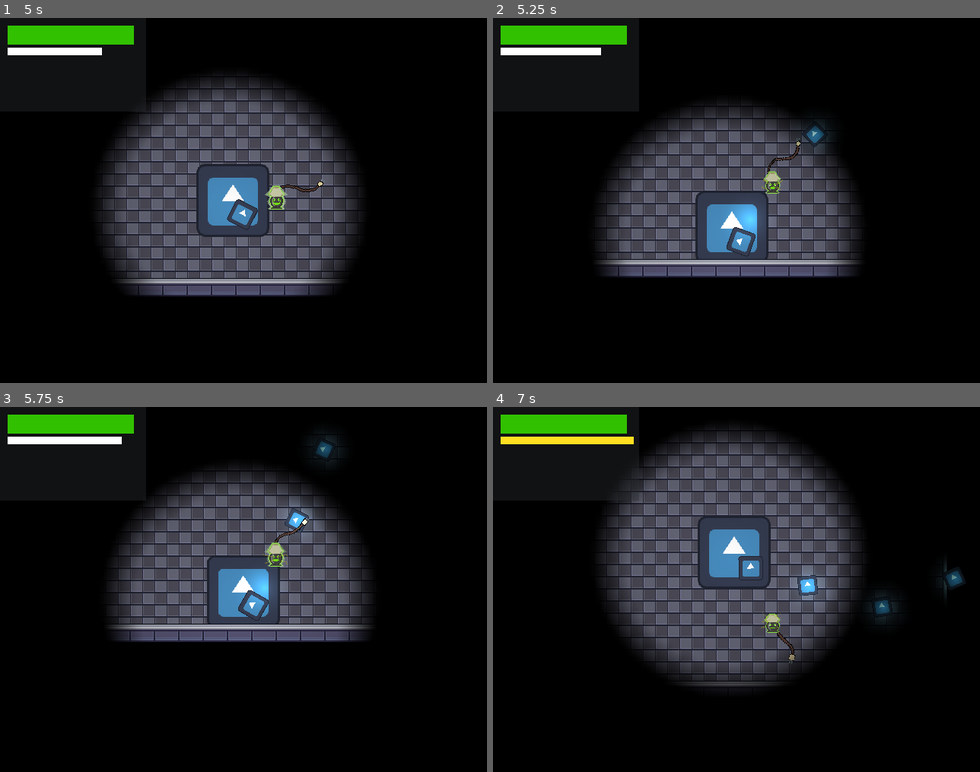
Above: before the commit, frames 1-4 (two rows, left to right).
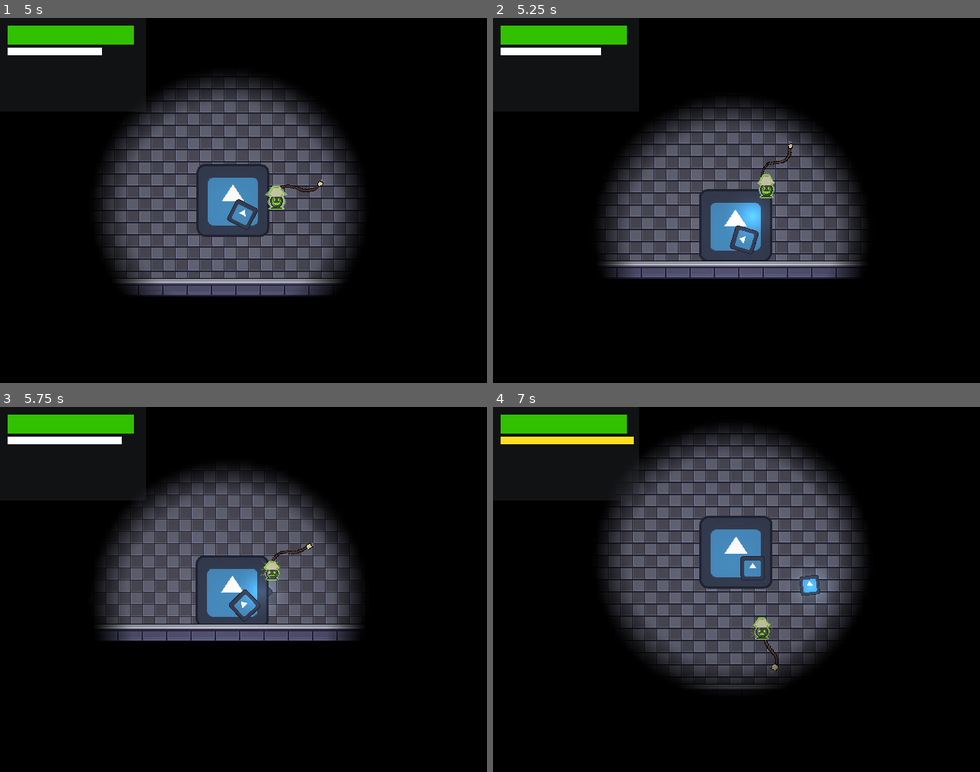
Above: after the commit, the same moments.

Repository: kevinfiddick/kill-switch
Game: Godot game, scene res://scenes/TestLevel.tscn
Same seed, same stepped clock (60 frames per second), same inputs: the game is played once before the commit and once after it. This scene is started directly instead of the project's main scene. The engine's default icon, where the game draws it, is replaced by a stand-in: a white triangle on a blue panel in a dark square.
Inputs (mouse positions are in pixels of both pictures, inside the frame that each line leads up to):
- Up to frame 1 (5 s): tap Enter at 0.5 s; move the mouse to (350, 182) at 0.52 s; press the mouse at (350, 182) at 0.53 s; hold D (right) 0.53-1.28 s; move the mouse to (146, 218) at 1.27 s; release the mouse at (146, 218) at 1.28 s; hold Down (down) 1.28-2.03 s; right-click (146, 218) at 1.35 s; move the mouse to (292, 120) at 2.02 s; press the mouse at (292, 120) at 2.03 s; hold D (right) 2.03-2.78 s; move the mouse to (219, 273) at 2.77 s; release the mouse at (219, 273) at 2.78 s; hold Up (up) 2.78-3.53 s; right-click (219, 273) at 2.85 s; move the mouse to (389, 255) at 3.52 s; press the mouse at (389, 255) at 3.53 s; hold Left (left) from 3.53 s (still down); move the mouse to (97, 145) at 4.27 s; release the mouse at (97, 145) at 4.28 s; right-click (97, 145) at 4.35 s
- Up to frame 2 (5.25 s): move the mouse to (760, 200) at 5.02 s; release Left (left) at 5.03 s; press the mouse at (760, 200) at 5.03 s; hold Down (down) from 5.03 s (still down)
- Up to frame 3 (5.75 s): keep holding Down (down)
- Up to frame 4 (7 s): move the mouse to (663, 498) at 5.77 s; release Down (down) at 5.78 s; release the mouse at (663, 498) at 5.78 s; hold D (right) 5.78-6.53 s; right-click (663, 498) at 5.85 s; move the mouse to (843, 571) at 6.52 s; press the mouse at (843, 571) at 6.53 s; hold Up (up) from 6.53 s (still down)

Frame 1 is identical in both runs. In frame 2, 8.7% of the frame differs, in the area x 21-77%, y 23-72%; in frame 3, 13%; in frame 4, 19%, in the area x 22-98%, y 6-78%.

Commit message:
Add enemy damage function, Grenade shrapnel does damage

Diff:
--- a/scenes/TestLevel.tscn
+++ b/scenes/TestLevel.tscn
@@ -2,7 +2,7 @@
 
 [ext_resource type="Texture2D" uid="uid://bio0cehn3s4gk" path="res://assets/Simple interior sprite sheet.png" id="1_osbuq"]
 [ext_resource type="PackedScene" uid="uid://c2160l6nbot3u" path="res://scenes/Player.tscn" id="2_juyo5"]
-[ext_resource type="PackedScene" uid="uid://livwjhvch2l5" path="res://scenes/EnemyLamp.tscn" id="3_tf5gl"]
+[ext_resource type="PackedScene" uid="uid://livwjhvch2l5" path="res://scenes/enemies/lamp/EnemyLamp.tscn" id="3_tf5gl"]
 
 [sub_resource type="TileSetAtlasSource" id="TileSetAtlasSource_7g37r"]
 texture = ExtResource("1_osbuq")
--- a/scenes/EnemyLamp.tscn
+++ b/scenes/enemies/lamp/EnemyLamp.tscn
@@ -1,8 +1,8 @@
 [gd_scene load_steps=32 format=3 uid="uid://livwjhvch2l5"]
 
-[ext_resource type="Script" path="res://scripts/enemy-lamp/EnemyLamp.gd" id="1_e8ihl"]
+[ext_resource type="Script" path="res://scripts/enemies/lamp/EnemyLamp.gd" id="1_e8ihl"]
 [ext_resource type="PackedScene" uid="uid://c4d2o7kq4cvo8" path="res://scenes/state-machine/StateMachine.tscn" id="2_cty6b"]
-[ext_resource type="Script" path="res://scripts/enemy-lamp/FollowState.gd" id="3_3fokr"]
+[ext_resource type="Script" path="res://scripts/enemies/lamp/FollowState.gd" id="3_3fokr"]
 [ext_resource type="Texture2D" uid="uid://3xj1lqb6opqu" path="res://assets/lamp_enemy_dead.png" id="4_ql0gg"]
 [ext_resource type="Texture2D" uid="uid://deqeshrbxvjm1" path="res://assets/enemy lamp.png" id="5_trwxq"]
 [ext_resource type="Texture2D" uid="uid://bvfd5bffdwg0m" path="res://assets/enemy lamp stunned.png" id="6_35s7i"]
@@ -189,6 +189,10 @@
 z_index = 1
 collision_layer = 4
 script = ExtResource("1_e8ihl")
+SPEED = 75.0
+STUN_SPEED = 30.0
+STUN_DMG = 4.0
+HEALTH = 30.0
 
 [node name="CollisionShape2D" type="CollisionShape2D" parent="."]
 position = Vector2(0, 0.5)
--- a/scenes/weapons/grenade/GrenadeShrapnel.tscn
+++ b/scenes/weapons/grenade/GrenadeShrapnel.tscn
@@ -12,6 +12,9 @@
 fill_from = Vector2(0.5, 0.5)
 fill_to = Vector2(0.958716, 0.5)
 
+[sub_resource type="CircleShape2D" id="CircleShape2D_7kver"]
+radius = 6.0
+
 [node name="Grenade Shrapnel" type="Node2D"]
 script = ExtResource("1_x1wcg")
 
@@ -22,3 +25,11 @@
 [node name="PointLight2D" type="PointLight2D" parent="."]
 scale = Vector2(0.5, 0.5)
 texture = SubResource("GradientTexture2D_rly8c")
+
+[node name="Area2D" type="Area2D" parent="."]
+collision_mask = 4
+
+[node name="CollisionShape2D" type="CollisionShape2D" parent="Area2D"]
+shape = SubResource("CircleShape2D_7kver")
+
+[connection signal="body_entered" from="Area2D" to="." method="_on_area_2d_body_entered"]
--- a/scripts/enemy-lamp/EnemyLamp.gd
+++ b/scripts/enemies/lamp/EnemyLamp.gd
@@ -2,7 +2,7 @@
 
 @export var player_reference : Node2D
 @export var SPEED = 75.0
-@export var STUN_TIMEOUT = 0.75
+@export var STUN_TIMEOUT = 1.0
 @export var STUN_SPEED = 30.0
 @export var STUN_DMG = 4.0
 @export var HEALTH = 30.0
@@ -15,10 +15,19 @@
 var stunned: bool = false
 var stunned_timer: Timer = null
 var dead: bool = false
+var effects = {
+	"shock": {
+		"is_shocked": false,
+		"shock_hit_count": 0,
+		"HITS_TO_SHOCK": 3,
+	}
+}
+
 
 func _ready() -> void:
 	SPRITE.play("idle")
 	TAIL.play("default")
+
 
 # Function to handle movement and velocity
 func movement_and_velocity(move_direction):
@@ -34,19 +43,19 @@
 
 func _process(delta: float) -> void:
 	if not dead:
-		if current_health == 0:
+		if current_health <= 0:
 			dead = true
 			SPRITE.play("dead")
 			SPRITE.z_index = 0
 			COLLISION_SHAPE.set_disabled(true)
 			TAIL.queue_free()
 			z_index = 0
-		elif stunned:
+		elif effects.shock.is_shocked:
 			if SPRITE.get_animation() != "stunned":
 				SPRITE.play("stunned")
 			if current_health > 0:
 				current_health -= STUN_DMG * delta
-				print_debug('ENEMY HEALTH REMAINING: ' + str(current_health) )
+				print_debug('SHOCKED - ENEMY HEALTH REMAINING: ' + str(current_health) )
 			else:
 				current_health = 0
 				print_debug('ENEMY DEAD: ' + str(current_health) )
@@ -55,24 +64,46 @@
 				SPRITE.play("idle")
 
 
-# Function for taking stun damage from player
-func take_stun_damage():
-	# Check if a timer is already running
-	if stunned_timer and stunned_timer.is_connected("timeout", _on_timer_timeout):
-		stunned_timer.disconnect("timeout", _on_timer_timeout)
-		stunned_timer.queue_free()
+# Function for taking damage
+func take_damage(damage: float, apply_effects: Array = []):
+	# Apply damage
+	current_health -= damage
+	if current_health < 0:
+		current_health = 0
 
-	# Create and start a new timer
-	stunned_timer = Timer.new()
-	stunned_timer.set_one_shot(true)
-	stunned_timer.set_wait_time(STUN_TIMEOUT)
-	add_child(stunned_timer)
-	stunned_timer.start()
-	stunned_timer.connect("timeout", _on_timer_timeout)
-	stunned = true
+	print_debug('DAMAGED - ENEMY HEALTH REMAINING: ' + str(current_health) )
+
+	# Apply effects
+	if apply_effects != null:
+		for effect in apply_effects:
+			if effect == "shock":
+				apply_shock()
+
+
+# Apply shock effect to enemy
+func apply_shock():
+	effects.shock.shock_hit_count += 1
+
+	if effects.shock.shock_hit_count >= effects.shock.HITS_TO_SHOCK:
+		# Check if a timer is already running
+		if stunned_timer and stunned_timer.is_connected("timeout", _on_timer_timeout):
+			stunned_timer.disconnect("timeout", _on_timer_timeout)
+			stunned_timer.queue_free()
+
+		# Create and start a new timer
+		stunned_timer = Timer.new()
+		stunned_timer.set_one_shot(true)
+		stunned_timer.set_wait_time(STUN_TIMEOUT)
+		add_child(stunned_timer)
+		stunned_timer.start()
+		stunned_timer.connect("timeout", _on_timer_timeout)
+
+		effects.shock.is_shocked = true
+		effects.shock.shock_hit_count = 0
+
 
 func _on_timer_timeout():
-	stunned = false
+	effects.shock.is_shocked = false
 	if stunned_timer and stunned_timer.is_connected("timeout", _on_timer_timeout):
 		stunned_timer.queue_free()
 		stunned_timer = null
--- a/scripts/weapons/grenade/GrenadeShrapnel.gd
+++ b/scripts/weapons/grenade/GrenadeShrapnel.gd
@@ -5,9 +5,9 @@
 const PIERCE = 1
 
 var ticks = 0
+var hits = 0
 
 
-# Called every frame. 'delta' is the elapsed time since the previous frame.
 func _physics_process(delta: float) -> void:
 	if ticks >= TICKS_TO_EXPIRE:
 		queue_free()
@@ -16,3 +16,12 @@
 	position += transform.x * SPEED * delta
 
 	ticks += 1
+
+
+func _on_area_2d_body_entered(body: Node2D) -> void:
+	if body.has_method("take_damage"):
+		body.take_damage(5)
+		hits += 1
+
+		if hits > PIERCE:
+			queue_free()
--- a/scripts/weapons/primary/PrimaryProjectile.gd
+++ b/scripts/weapons/primary/PrimaryProjectile.gd
@@ -2,8 +2,10 @@
 
 const SPEED: int = 600
 const TICKS_TO_EXPIRE = 60
+const PIERCE = 0
 
 var ticks = 0
+var hits = 0
 
 
 # Called every frame. 'delta' is the elapsed time since the previous frame.
@@ -18,6 +20,9 @@
 
 
 func _on_area_2d_body_entered(body: Node2D) -> void:
-	if body.has_method("take_stun_damage"):
-		body.take_stun_damage()
-	pass # Replace with function body.
+	if body.has_method("take_damage"):
+		body.take_damage(1.0, ["shock"])
+		hits += 1
+
+		if hits > PIERCE:
+			queue_free()
Not shown: 1 places in GradientLighting.tres that only renumber resources
Not shown: 1 places in scenes/Player.tscn that only renumber resources
Not shown: 1 places in scenes/weapons/grenade/GrenadeShrapnel.tscn that only renumber resources
Renamed: scripts/enemy-lamp/FollowState.gd -> scripts/enemies/lamp/FollowState.gd
